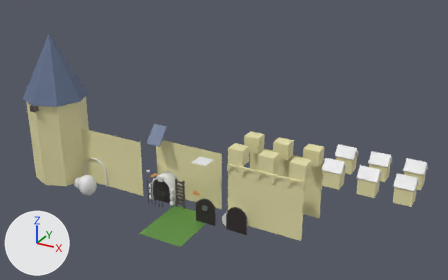
The Blender file Models/scenery.blend: old version first, new version second.
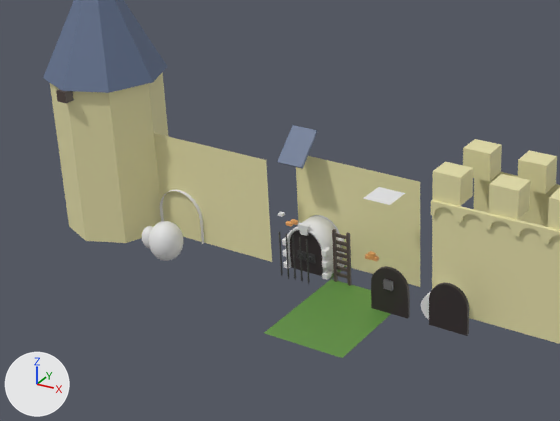
There are two pictures of each version: one whole from a 50 mm lens placed at (55.4, -59.9, 40.9), pointed at (21.2, 2.4, 9.8), one close up on the part from 0% to 66% of the width and 21% to 100% of the height. Every picture has the same lights, and +X, +Y and +Z are marked at lower left.
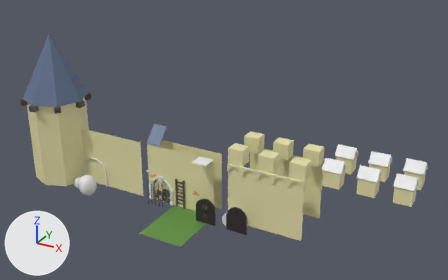
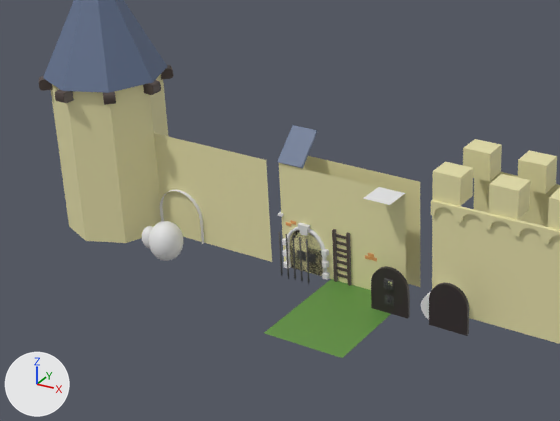
Scene script edits in JSON lines:
```json
{"block": "me_cube_008", "where": "# used by ob_cube_008; location = (-4.0, -4.15, 11.59); scale = (0.407, 0.407, 0.407)"}
{"op": "remove", "block": "me_cube_008", "code": "me_cube_008.from_pydata(...)  # 8 vertices, 6 faces; spans x -1.0..1.0, y -1.0..1.0, z -1.0..1.0"}
{"op": "add", "block": "me_cube_008", "code": "me_cube_008.from_pydata(...)  # 8 vertices, 5 faces; spans x -0.41..0.41, y -0.58..0.41, z -0.41..0.41"}
{"block": "me_cube_008", "change": "me_cube_008 part 1: the whole mesh is rebuilt"}
{"op": "add", "block": "me_cube_017", "code": ["me_cube_017 = bpy.data.meshes.new('Cube.017')", "me_cube_017.from_pydata([(-0.407, 0.407, -0.407), (-0.407, 0.407, 0.407), (0.407, 0.407, -0.407), (0.407, 0.407, 0.407), (-0.407, -0.341, -0.407), (-0.407, -0.581, -0.167), (-0.407, -0.51, -0.337), (-0.407, -0.581, 0.167), (-0.407, -0.341, 0.407), (-0.407, -0.51, 0.337), (0.407, -0.581, -0.167), (0.407, -0.341, -0.407), (0.407, -0.51, -0.337), (0.407, -0.341, 0.407), (0.407, -0.581, 0.167), (0.407, -0.51, 0.337)], [], [(10, 14, 7, 5), (3, 1, 8, 13), (4, 6, 5, 7, 9, 8, 1, 0), (2, 3, 13, 15, 14, 10, 12, 11), (4, 11, 12, 6), (6, 12, 10, 5), (13, 8, 9, 15), (15, 9, 7, 14), (0, 2, 11, 4)])", "me_cube_017.polygons.foreach_set('use_smooth', [True] * 9)", "me_cube_017.materials.append(mat_wood)  # brown #524641"]}
{"op": "remove", "block": "ob_plane_002", "code": "ob_plane_002.hide_set(True)"}
{"op": "set", "path": "ob_cube_008.scale", "old": "(0.407, 0.407, 0.407)", "new": "(1.0, 1.0, 1.0)"}
{"op": "add", "block": "ob_cube_008", "code": "_m = ob_cube_008.modifiers.new('Array', 'ARRAY')"}
{"op": "add", "block": "ob_cube_008", "code": "_m.count = 8"}
{"op": "add", "block": "ob_cube_008", "code": "_m.constant_offset_displace = (0.0, 0.0, 0.0)"}
{"op": "add", "block": "ob_cube_008", "code": "_m.use_relative_offset = False"}
{"op": "add", "block": "ob_cube_008", "code": "_m.use_object_offset = True"}
{"op": "add", "block": "ob_cube_008", "code": "_m.offset_object = ob_woodblockoffset"}
{"op": "set", "path": "ob_tinywindow_001.scale", "old": "(0.32, 0.32, 0.32)", "new": "(0.32, 0.208, 0.32)"}
{"block": "ob_tinywindow_001", "where": "_m = ob_tinywindow_001.modifiers.new('Solidify', 'SOLIDIFY')"}
{"op": "set", "path": "_m.thickness", "old": "0.2", "new": "0.3"}
{"op": "add", "block": "ob_tinywindow_001", "code": "_m.offset = 0.0"}
{"op": "add", "block": "ob_tinywindow_001", "code": "_m.use_even_offset = True"}
{"op": "add", "block": "ob_tinywindow_001", "code": "_m.use_rim_only = True"}
{"op": "add", "block": "ob_tinywindow_001", "code": "_m = ob_tinywindow_001.modifiers.new('Bevel', 'BEVEL')"}
{"op": "add", "block": "ob_tinywindow_001", "code": "_m.limit_method = 'NONE'"}
{"op": "add", "block": "ob_tinywindow_001", "code": "_m.offset_type = 'DEPTH'"}
{"op": "add", "block": "ob_woodblockoffset", "code": ["ob_woodblockoffset = bpy.data.objects.new('WoodBlockOffset', None)", "ob_woodblockoffset.location = (-1.062, -2.938, 11.59)", "ob_woodblockoffset.rotation_euler = (0.0, 0.0, 0.785)  # degrees (0, 0, 45)"]}
{"op": "add", "block": "ob_rounded_outside", "code": ["ob_rounded_outside = bpy.data.objects.new('Rounded.Outside', me_cube_017)", "ob_rounded_outside.location = (-4.0, -4.15, 11.59)", "_m = ob_rounded_outside.modifiers.new('Array', 'ARRAY')", "_m.count = 8", "_m.constant_offset_displace = (0.0, 0.0, 0.0)", "_m.use_relative_offset = False", "_m.use_object_offset = True", "_m.offset_object = ob_woodblockoffset"]}
```

What differs and where, as boxes [x1, y1, x2, y2] in the close-ups (560 x 421 px):
```json
{"object": "Plane.002", "change": "shown", "after": [279, 163, 406, 290]}
{"object": "Rounded.Outside", "change": "added", "after": [39, 65, 173, 105]}
{"object": "Cube.008", "change": "no longer drawn", "before": [56, 89, 74, 103]}
{"object": "TinyWindow.001", "change": "rescaled, modifiers changed", "before": [383, 279, 393, 291], "after": [384, 278, 394, 290]}
{"object": "Plane.003", "change": "unchanged, covered by the edit", "before": [296, 156, 420, 287], "after": [303, 156, 420, 287]}
{"object": "Cylinder.002", "change": "unchanged, covered by the edit", "before": [286, 215, 342, 273], "after": [286, 227, 327, 273]}
```
